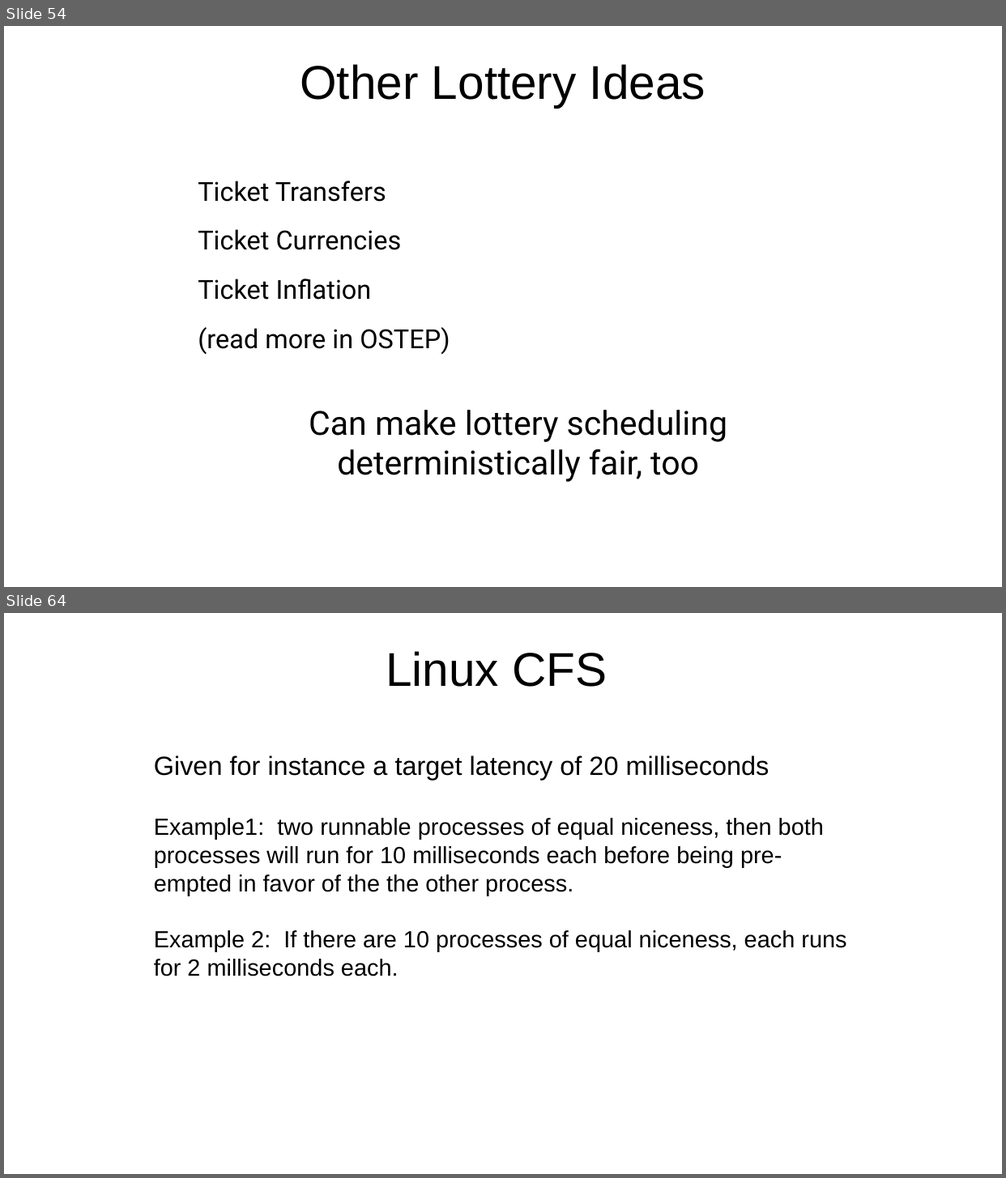
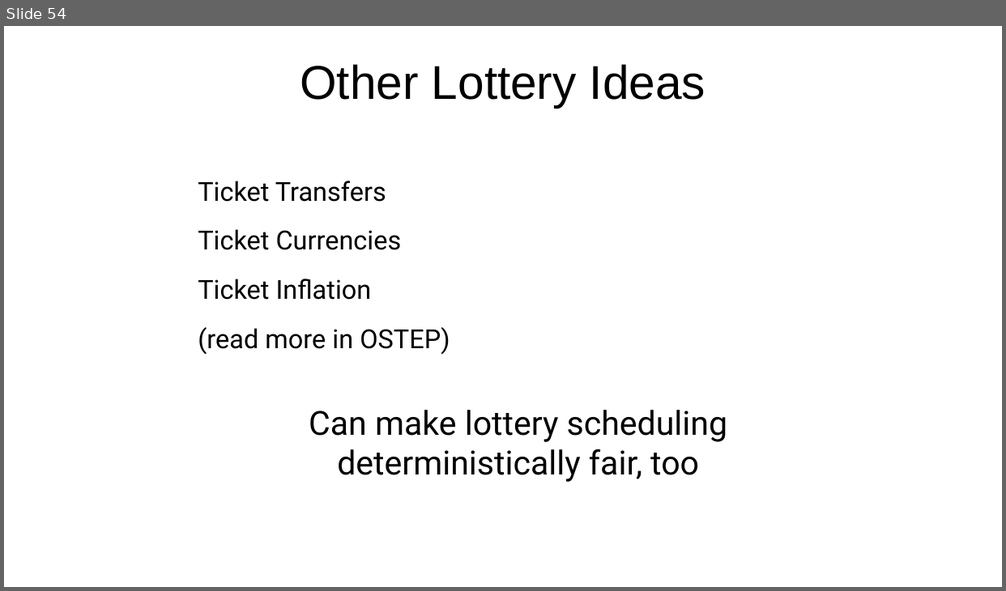
Before and after one commit to ngsrinivas/coursegen, a slide deck: ex/416-F23/staging/416-F23/lectures/03-scheduling.pptx. Shown one above the other, each under a label of ours: slides 54 and 64 before the commit, slide 54 after it; the slides between them are not shown. The pictures are 1006x1178 and 1006x591 pixels, drawn with LibreOffice and Linux fonts; fonts in the diff are those of the drawing. Boxes give left, top, right and bottom in pixels: in the first picture for what was removed or moved away, otherwise in the second. Text is boxed around its words. In the diff, an @@ line names an element or a change of style, - is before the commit and + after.

```diff
--- a/ex/416-F23/staging/416-F23/lectures/03-scheduling.pptx
+++ b/ex/416-F23/staging/416-F23/lectures/03-scheduling.pptx
@@ slide 64 removed at [4,613,1002,1174], background #FFFFFF @@
@@ title removed at [386,651,607,687] @@
-Linux CFS
@@ text removed at [154,756,846,977] @@
-Given for instance a target latency of 20 milliseconds
-Example1: two runnable processes of equal niceness, then both processes will run for 10 milliseconds each before being pre-empted in favor of the the other process.
-Example 2: If there are 10 processes of equal niceness, each runs for 2 milliseconds each.
```
Also in this commit, not shown: 10 other slides removed, 6 other files.
